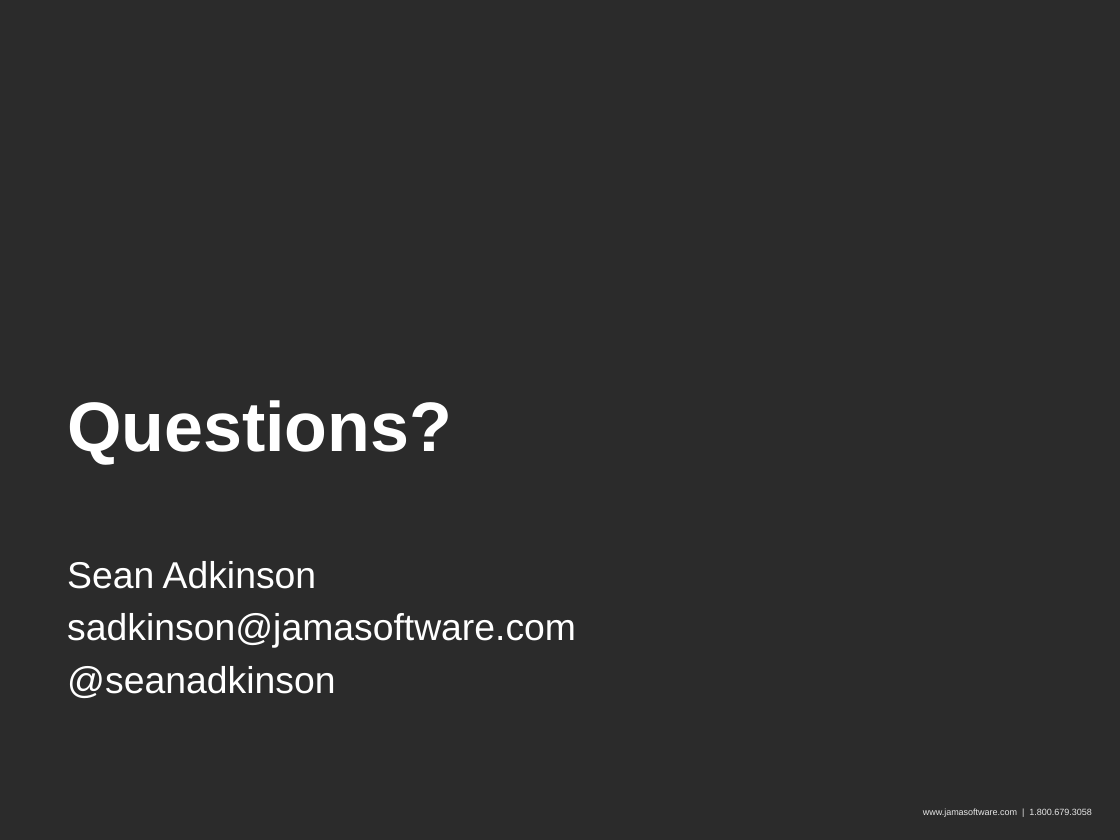
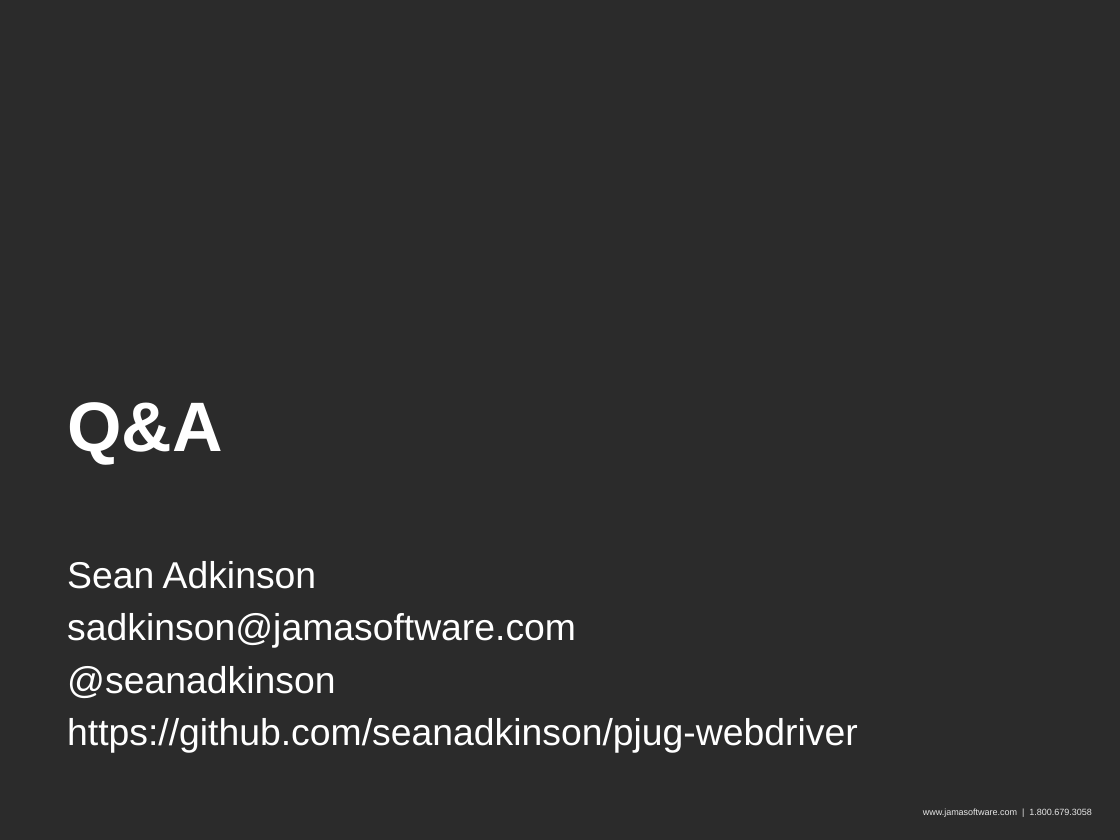
Before and after one commit to seanadkinson/webdriver-examples, a slide deck: slide 38 of slides.pptx. Drawn at 1120x840 pixels with LibreOffice and Linux fonts; fonts in the diff are those of the drawing; background and template pictures are left out; a plain dark background stands for a picture behind light text. Boxes give left, top, right and bottom in pixels: in the first picture for what was removed or moved away, otherwise in the second. Text is boxed around its words. In the diff, an @@ line names an element or a change of style, - is before the commit and + after.

```diff
--- a/slides.pptx
+++ b/slides.pptx
@@ title at [67,402,223,464]: text changed @@
-Questions?
+Q&A
@@ text at [67,718,858,753]: paragraph added @@
+https://github.com/seanadkinson/pjug-webdriver
```
Also in this commit, not shown: 1 other slide changed, 3 other files.
